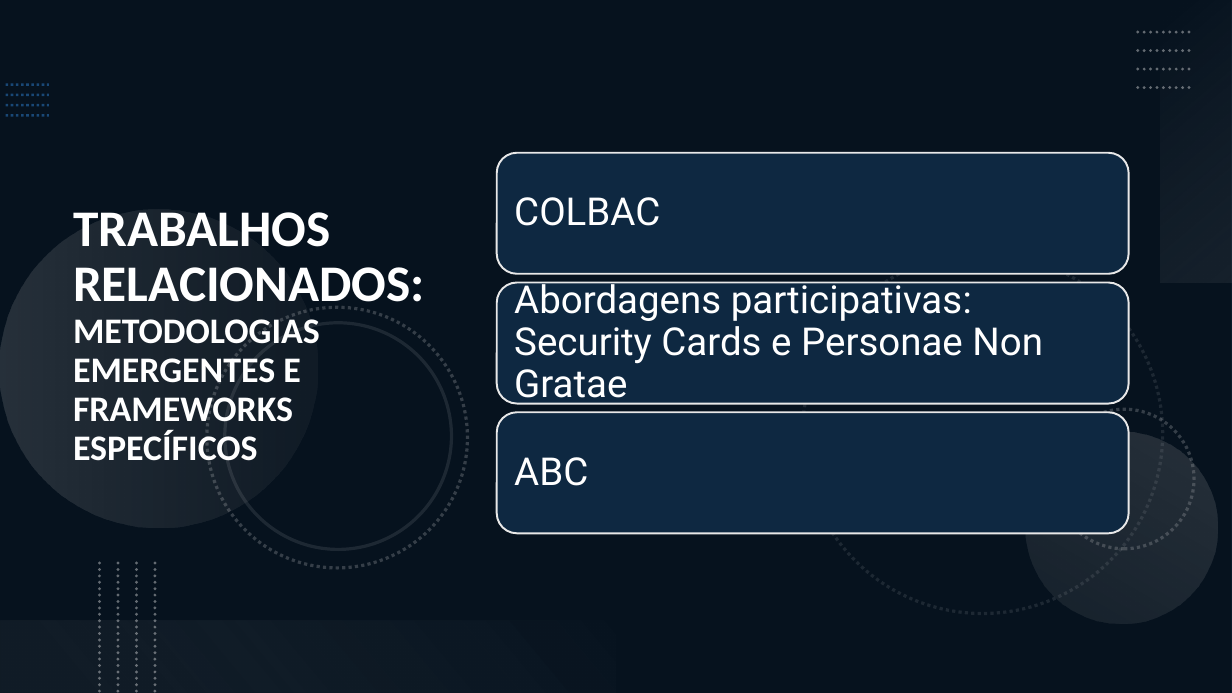
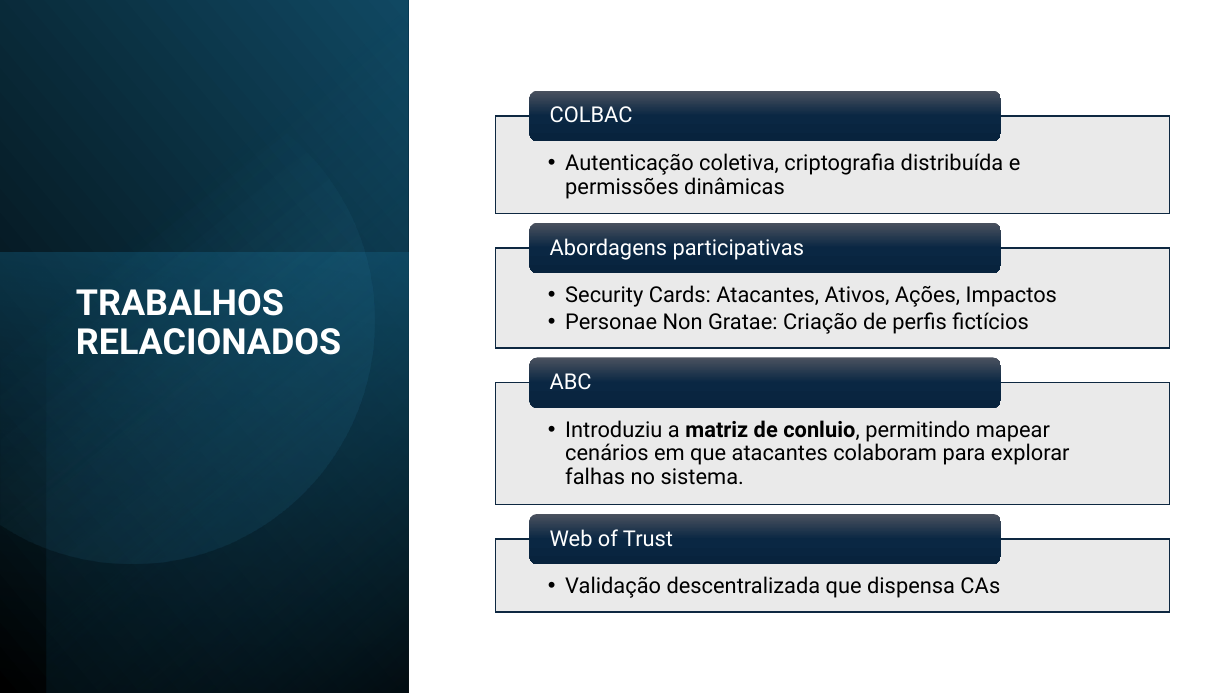
Before and after one commit to teromonte/HorizontalThreatModeling, a slide deck: slide 6 of Apresentação.pptx. Drawn at 1232x693 pixels with LibreOffice and Linux fonts; fonts in the diff are those of the drawing. Boxes give left, top, right and bottom in pixels: in the first picture for what was removed or moved away, otherwise in the second. Text is boxed around its words. In the diff, an @@ line names an element or a change of style, - is before the commit and + after.

```diff
--- a/Apresentação.pptx
+++ b/Apresentação.pptx
@@ background #0E2841 to #FFFFFF @@
@@ rectangle removed at (0, 0, 1232, 693) @@
@@ rectangle added at (0, 0, 409, 693), fill gradient #000000 to #104862 @@
@@ rectangle added at (46, 0, 409, 693), fill gradient #000000 to #156082 @@
@@ rectangle removed at (1161, 0, 1232, 283) @@
@@ freeform shape added at (0, 48, 419, 607), fill gradient #46B1E1 to #104862 @@
@@ group removed at (6, 85, 49, 116): 4 lines @@
@@ group removed at (1138, 32, 1193, 88): 4 lines @@
@@ text "COLBAC" at (550, 106, 633, 122): size 30 to 17 pt; less space between paragraphs @@
@@ text "COLBAC": place and size @@
-text "COLBAC" at (514, 197, 660, 226)
+text "COLBAC" at (550, 106, 633, 122)
@@ rounded rectangle: place and size @@
-rounded rectangle at (497, 152, 1129, 274)
+rounded rectangle at (530, 223, 1001, 274)
@@ rounded rectangle at (530, 223, 1001, 274): fill #0E2841 to gradient #4C525F to #0B2844 to #08243E; outline #E8E8E8 1.5 pt to none @@
@@ rectangle added at (0, 253, 409, 693), fill gradient #156082 to #0B3041 @@
@@ text "Security Cards: Atacantes, Ativos, Ações, ..." at (565, 285, 1057, 334): vertical alignment middle to top @@
@@ title "TRABALHOS RELACIONADOS" at (76, 289, 341, 355): vertical alignment middle to top @@
@@ title at (76, 289, 341, 355): text changed; font Calibri to Roboto @@
-TRABALHOS RELACIONADOS: METODOLOGIAS EMERGENTES E FRAMEWORKS ESPECÍFICOS
+TRABALHOS RELACIONADOS
@@ group removed at (0, 210, 1232, 659): 6 ellipses @@
@@ text at (565, 285, 1057, 334): text changed; size 30 to 17 pt; text colour #FFFFFF to #000000 @@
-Abordagens participativas: Security Cards e Personae Non Gratae
+  • Security Cards: Atacantes, Ativos, Ações, Impactos
+  • Personae Non Gratae: Criação de perfis fictícios
@@ rounded rectangle at (530, 358, 1001, 409): fill #0E2841 to gradient #4C525F to #0B2844 to #08243E; outline #E8E8E8 1.5 pt to none @@
@@ rounded rectangle: place and size @@
-rounded rectangle at (497, 283, 1129, 404)
+rounded rectangle at (530, 358, 1001, 409)
@@ text "ABC": place and size @@
-text "ABC" at (514, 457, 588, 486)
+text "ABC" at (550, 373, 592, 389)
@@ text "ABC" at (550, 373, 592, 389): size 30 to 17 pt; less space between paragraphs @@
@@ rounded rectangle removed at (497, 412, 1129, 533) @@
@@ group added at (495, 91, 1169, 612): 5 texts, 4 rectangles, 2 rounded rectangles @@
+  • Autenticação coletiva, criptografia distribuída e permissões dinâmicas
+Abordagens participativas
+  • Introduziu a matriz de conluio, permitindo mapear cenários em que atacantes colaboram para explorar falhas no sistema.
+  • Validação descentralizada que dispensa CAs
+Web of Trust
@@ group removed at (100, 563, 155, 693): 4 lines @@
@@ rectangle removed at (0, 621, 616, 693) @@
```
Also in this commit, not shown: 7 other slides changed, 1 other file.
